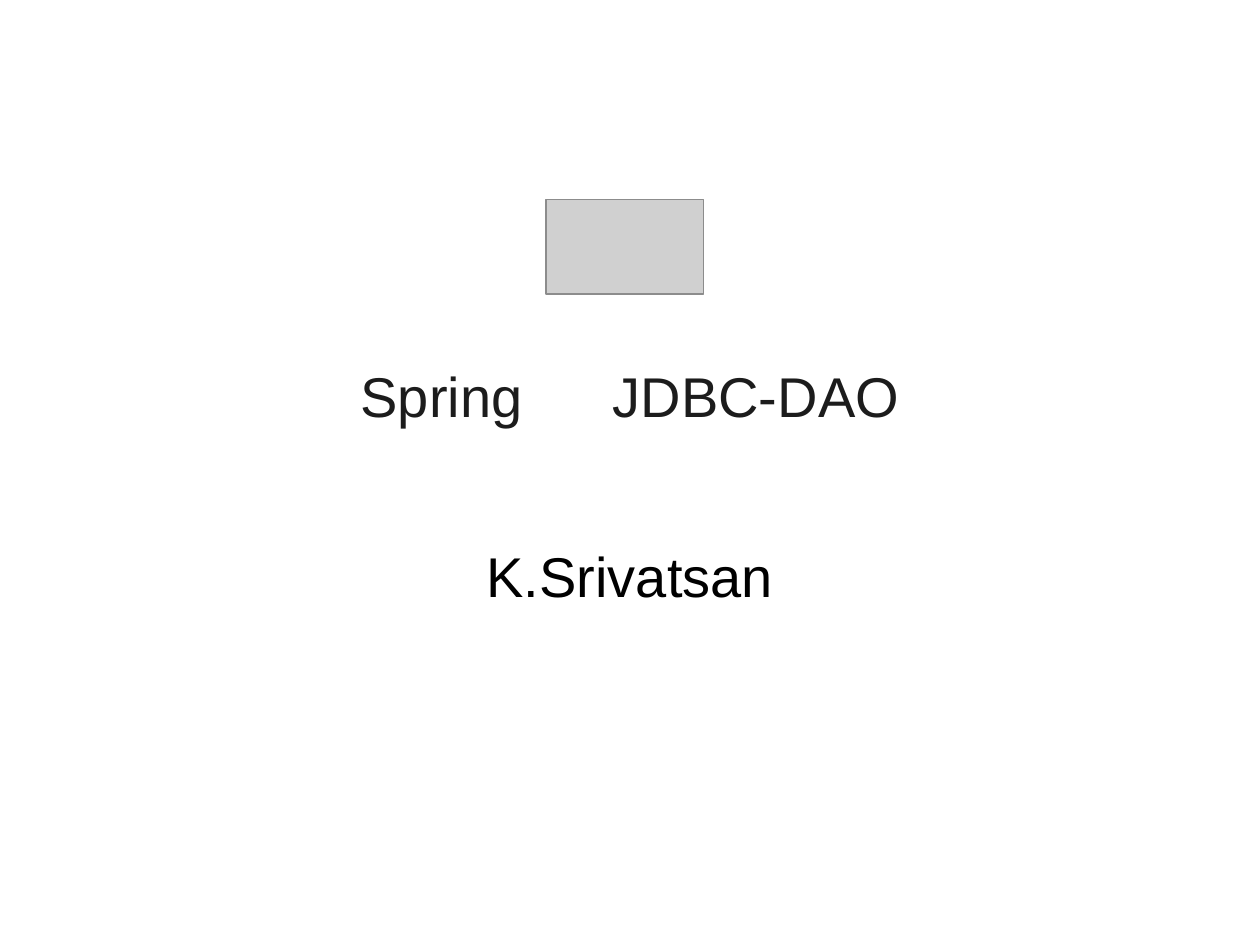
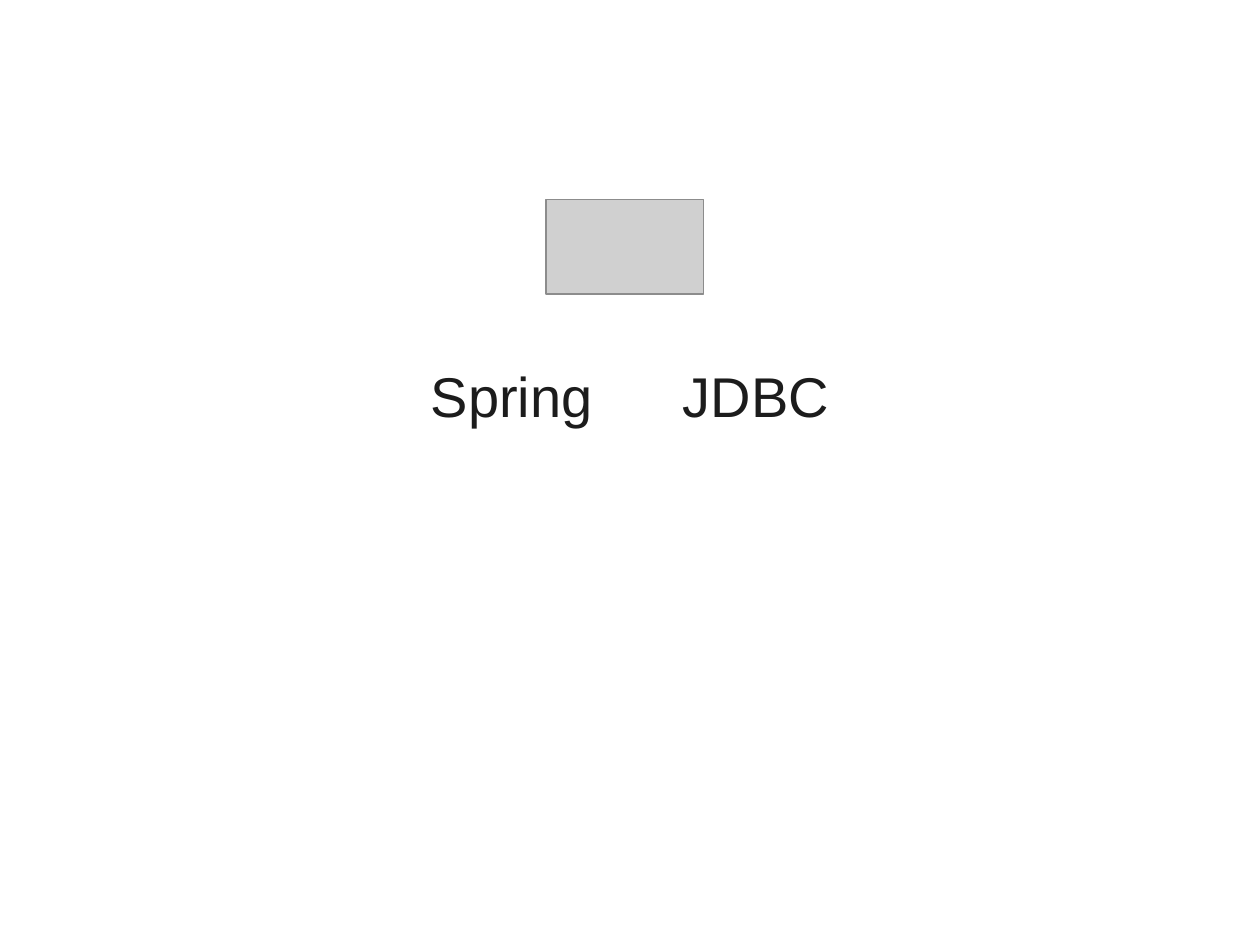
Before and after one commit to vatsanTraining/corejava, a slide deck: slide 80 of SpringBoot_Module1.ppt (slide 81 before the commit). Drawn at 1260x945 pixels with LibreOffice and Linux fonts; fonts in the diff are those of the drawing; grey boxes stand for pictures; background and template pictures are left out. Boxes give left, top, right and bottom in pixels: in the first picture for what was removed or moved away, otherwise in the second. Text is boxed around its words. In the diff, an @@ line names an element or a change of style, - is before the commit and + after.

```diff
--- a/SpringBoot_Module1.ppt
+++ b/SpringBoot_Module1.ppt
@@ title at bbox=[431, 376, 829, 428]: text changed @@
-Spring JDBC-DAO
+Spring JDBC
@@ subtitle removed at bbox=[487, 556, 773, 598] @@
-K.Srivatsan
```
Also in this commit, not shown: 1 other slide changed, 22 slides added, 1 slide removed.
